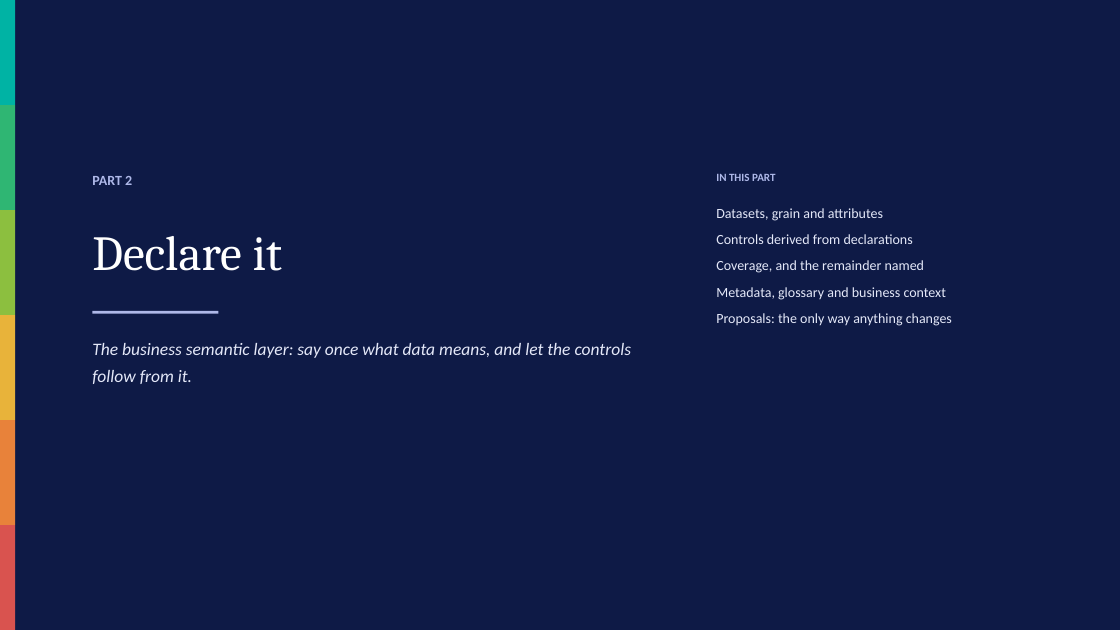
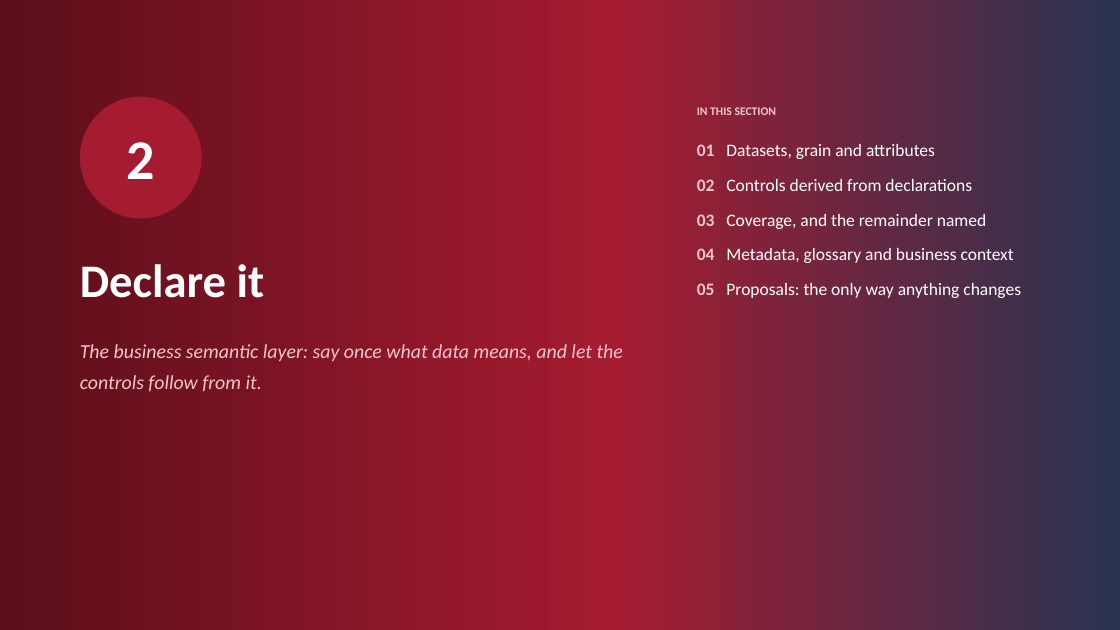
Before and after one commit to ajsinha/prama, a slide deck: slide 13 of docs/publications/deck/Prama-Evidence-First-Data-Quality.pptx (slide 7 before the commit). Drawn at 1120x630 pixels with LibreOffice and Linux fonts; fonts in the diff are those of the drawing. Boxes give left, top, right and bottom in pixels: in the first picture for what was removed or moved away, otherwise in the second. Text is boxed around its words. In the diff, an @@ line names an element or a change of style, - is before the commit and + after.

Commit message:
The deck, retold answer first and in the console's crimson
The content is the same verified material, re-ordered and extended into a story
that leads with the answer: a TL;DR in five questions, ten principles of
evidence-first data quality, the failure modes and what a supervisor asks for,
then ten numbered sections, three worked examples answered step by step from
the case studies (month-end close, a defect's blast radius, fitness for a
purpose), and an honest close: what is built, what comes next (from the
remaining-work list), a comparison by category derived from the competitive
analysis's capability matrix (behind where it is behind), what Prama does not
do, and where to start. 45 slides become 59.

The theme is the console's light theme, token for token: crimson accents and
table heads, the deep heading crimson for titles, and the console header's
gradient on the title, dividers and close. New layouts carry the storytelling:
qa, numbered, workflow, compare and thanks; most slides end on one insight line
in a tinted box. Accent stripes on cards and tiles are gone.

The passing-test figure is read from the README's synced marker at build time,
never typed. Both audits pass, and a new test refuses another organisation's
brand anywhere in the file.

```diff
--- a/docs/publications/deck/Prama-Evidence-First-Data-Quality.pptx
+++ b/docs/publications/deck/Prama-Evidence-First-Data-Quality.pptx
@@ rectangle at bbox=[0, 0, 1120, 630]: fill #0E1A46 to gradient #5C0E1B to #A51C30 to #293352 @@
@@ rectangle removed at bbox=[0, 0, 15, 105] @@
@@ rectangle removed at bbox=[0, 105, 15, 210] @@
@@ ellipse added at bbox=[80, 97, 202, 218], fill #A51C30, 48 pt, text #FFFFFF, bold @@
+2
@@ text at bbox=[697, 107, 777, 115]: text changed; size 9.5 to 10 pt; text colour #AEB8E8 to #F3C6CF @@
-IN THIS PART
+IN THIS SECTION
@@ text at bbox=[697, 144, 1021, 298]: text changed; size 12 to 15 pt; text colour #E4E8F8 to #FFFFFF @@
-Datasets, grain and attributes
-Controls derived from declarations
-Coverage, and the remainder named
-Metadata, glossary and business context
-Proposals: the only way anything changes
+01 Datasets, grain and attributes
+02 Controls derived from declarations
+03 Coverage, and the remainder named
+04 Metadata, glossary and business context
+05 Proposals: the only way anything changes
@@ text removed at bbox=[92, 176, 132, 185] @@
-PART 2
@@ rectangle removed at bbox=[0, 210, 15, 315] @@
@@ text "Declare it": place and size @@
-text "Declare it" at bbox=[92, 236, 283, 271]
+text "Declare it" at bbox=[80, 264, 265, 298]
@@ text "Declare it" at bbox=[80, 264, 265, 298]: size 42 to 40 pt, font Cambria to Calibri, bold on; line spacing 1.2 to 1.05 @@
@@ rectangle removed at bbox=[0, 315, 15, 420] @@
@@ rectangle removed at bbox=[92, 311, 218, 314] @@
@@ text "The business semantic layer: say ...": place and size @@
-text "The business semantic layer: say ..." at bbox=[92, 343, 632, 384]
+text "The business semantic layer: say ..." at bbox=[80, 344, 623, 392]
@@ text "The business semantic layer: say ..." at bbox=[80, 344, 623, 392]: size 15 to 17 pt, text colour #E4E8F8 to #F3C6CF @@
@@ rectangle removed at bbox=[0, 420, 15, 525] @@
@@ rectangle removed at bbox=[0, 525, 15, 630] @@
```
Also in this commit, not shown: 42 other slides changed, 16 slides added, 2 slides removed, 10 other files.
